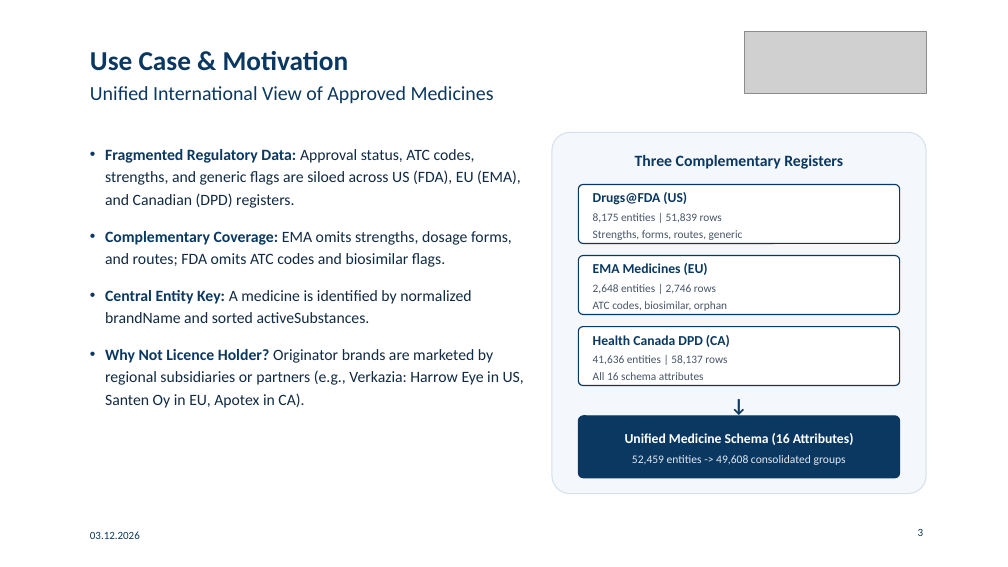
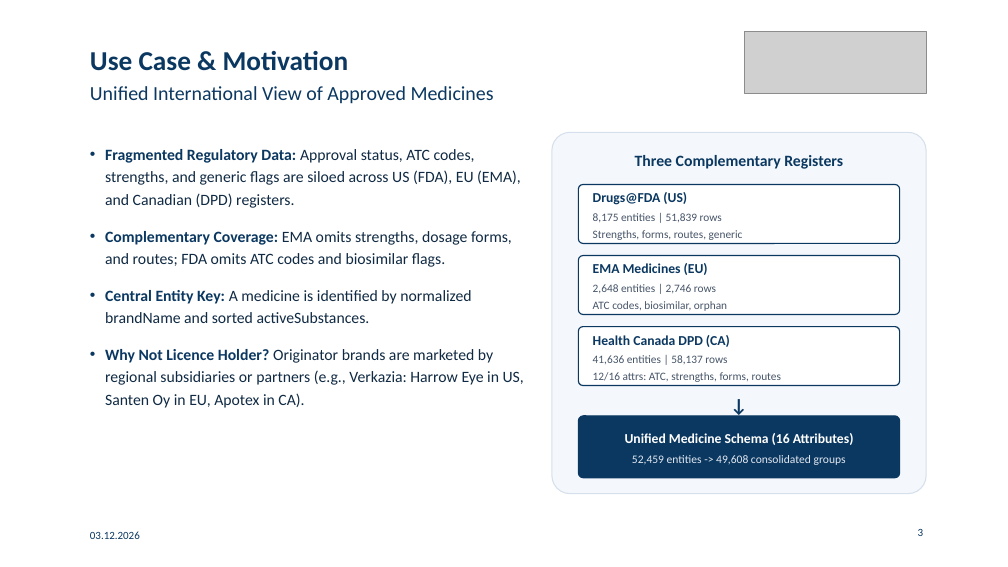
Before and after one commit to gabegagster/wdi-drug-integration, a slide deck: slide 3 of docs/presentation/wdi_drug_integration_presentation.pptx. Drawn at 1008x567 pixels with LibreOffice and Linux fonts; fonts in the diff are those of the drawing; grey boxes stand for pictures. Boxes give left, top, right and bottom in pixels: in the first picture for what was removed or moved away, otherwise in the second. Text is boxed around its words. In the diff, an @@ line names an element or a change of style, - is before the commit and + after.

```diff
--- a/docs/presentation/wdi_drug_integration_presentation.pptx
+++ b/docs/presentation/wdi_drug_integration_presentation.pptx
@@ text at bbox=[593, 355, 781, 382]: text changed @@
-41,636 entities | 58,137 rows
-All 16 schema attributes
+41,636 entities | 58,137 rows
+12/16 attrs: ATC, strengths, forms, routes
```
Also in this commit, not shown: 2 other slides changed, 4 other files.
